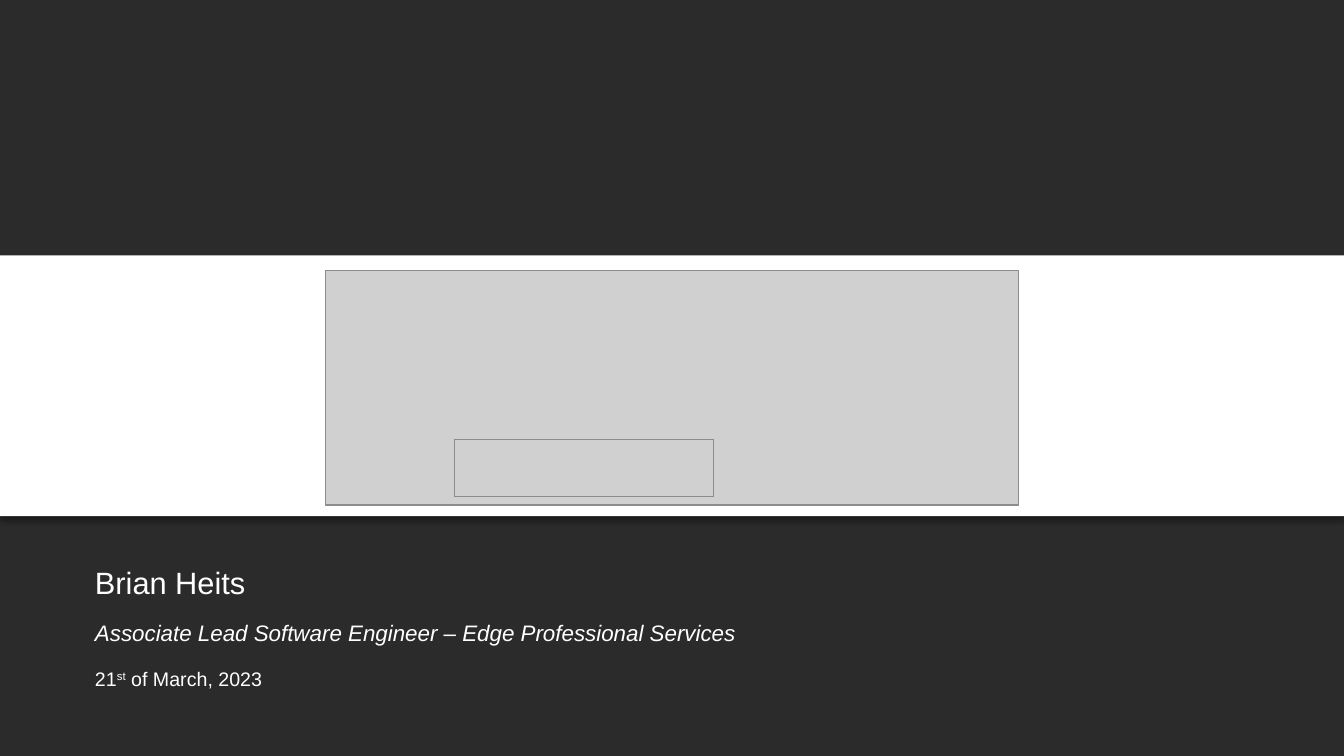
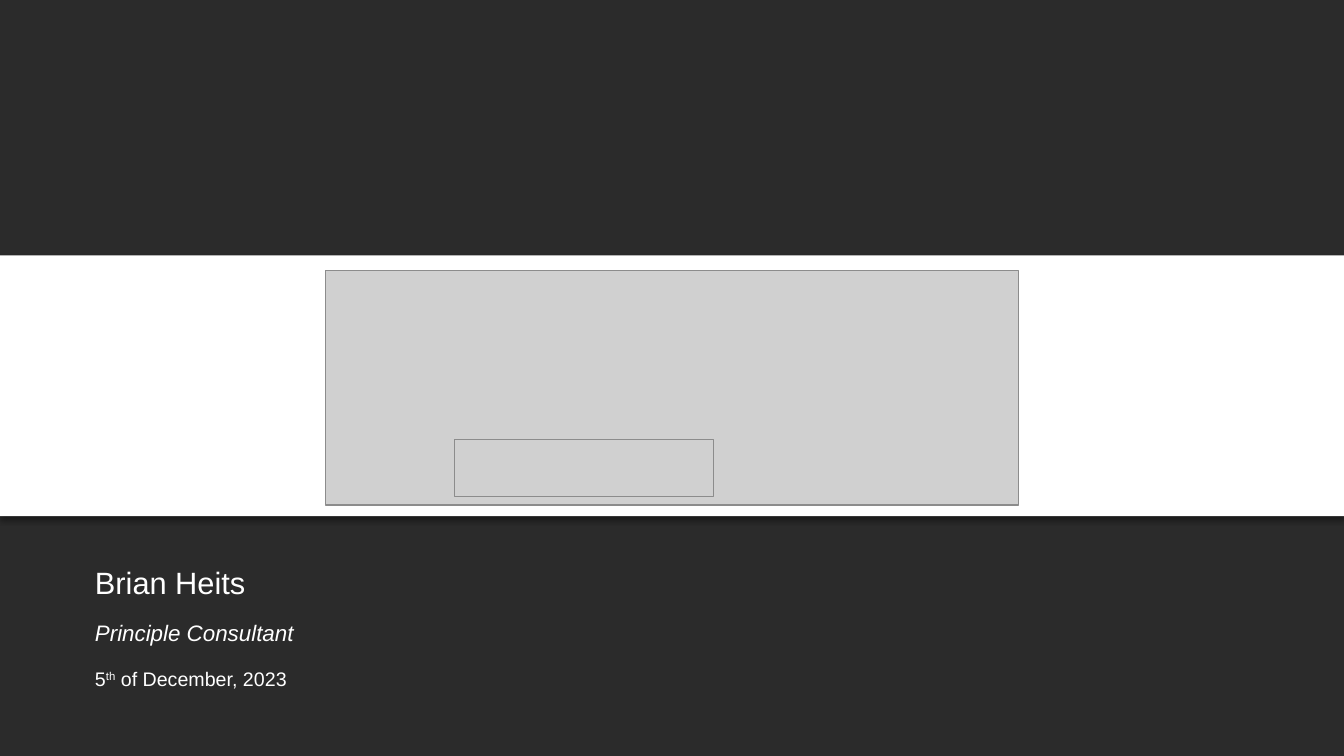
Before and after one commit to BH018364/SMART-on-FHIR-Training, a slide deck: slide 1 of SMART on FHIR Primer.pptx. Drawn at 1344x756 pixels with LibreOffice and Linux fonts; fonts in the diff are those of the drawing; grey boxes stand for pictures; background and template pictures are left out; a plain dark background stands for a picture behind light text. Boxes give left, top, right and bottom in pixels: in the first picture for what was removed or moved away, otherwise in the second. Text is boxed around its words. In the diff, an @@ line names an element or a change of style, - is before the commit and + after.

Commit message:
Updates December 2023

```diff
--- a/SMART on FHIR Primer.pptx
+++ b/SMART on FHIR Primer.pptx
@@ text at bbox=[95, 624, 294, 646]: text changed @@
-Associate Lead Software Engineer – Edge Professional Services
+Principle Consultant
@@ text at bbox=[121, 671, 287, 689]: text changed @@
-21st of March, 2023
+5th of December, 2023
```
Also in this commit, not shown: 1 other file.
